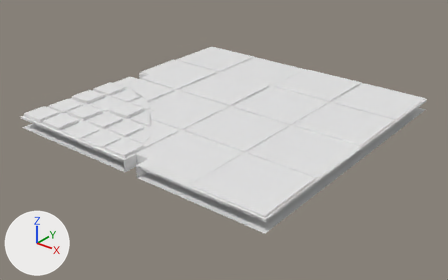
The FBX model Assets/Data/Level/Biomes/AbyssalRuins/Models/K_Floor_Path_1.fbx as it was, and as the next commit left it.
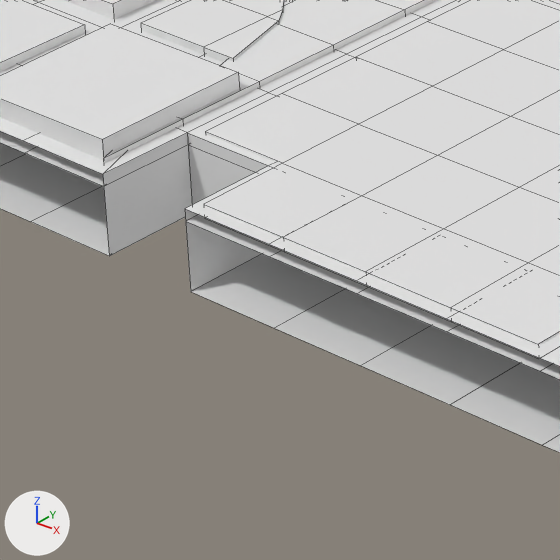
The first picture shows the older version from a 50 mm lens placed at (6.1, -7.81, 4.18), pointed at (0.05, -0.24, -0.52). The close-ups show the older and then the newer version on the part from 24% to 43% of the width and 48% to 78% of the height of that picture. Only the edits that show in the close-ups are written down. Every picture has the same lights, and +X, +Y and +Z are marked at lower left. The close-ups show mesh edges as thin lines. Where no turn or scale is listed for an object, it has been applied to the vertices.

The first close-up shows 'K_Floor_Path_1', 'K_Floor_Path_1_ColGround0', 'K_Floor_Path_1_ColGround4'.
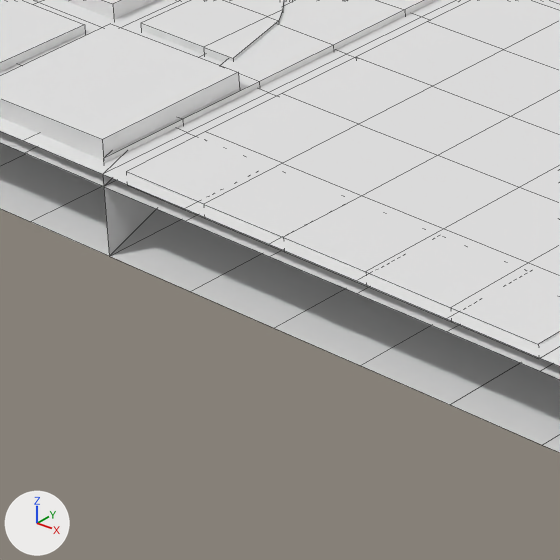
The change, as a diff of the scene's bpy script:
```diff
--- a/Assets/Data/Level/Biomes/AbyssalRuins/Models/K_Floor_Path_1.fbx.py
+++ b/Assets/Data/Level/Biomes/AbyssalRuins/Models/K_Floor_Path_1.fbx.py
@@ me_k_floor_path_1_colground0 @@
 # used by ob_k_floor_path_1_colground0; location = (0.0, 0.0, 0.0)
 # verts and faces of me_k_floor_path_1_colground0; kept vertices keep their numbers, new ones are numbered from 768
 # before: 361 (0.0, -2.25, 0.0) at pixel (187, 132), 363 (0.25, -2.25, 0.0) at pixel (268, 165), 373 (0.0, -2.5, 0.0) at pixel (102, 174), 374 (0.25, -2.5, 0.0) at pixel (184, 208), 406 (0.0, -2.25, -0.2)
 # before: 407 (0.25, -2.25, -0.2), 408 (0.0, -2.5, -0.2) at pixel (109, 256), 409 (0.25, -2.5, -0.2) at pixel (190, 291)
-me_k_floor_path_1_colground0.from_pydata(...)  # 768 vertices, 709 faces; spans x -2.5..2.5, y -2.5..2.5, z -0.2..0.0
+me_k_floor_path_1_colground0.from_pydata(...)  # 768 vertices, 707 faces; spans x -2.5..2.5, y -2.5..2.5, z -0.2..0.0
+# me_k_floor_path_1_colground0 part 2
+delete_faces([(361, 373, 408, 406), (361, 406, 407, 363), (363, 407, 409, 374)])
+faces += [(361, 373, 374, 363), (406, 407, 409, 408)]
+# other edits to the shape of me_k_floor_path_1_colground0 do not show in these pictures
@@ me_k_floor_path_1 @@
 # used by ob_k_floor_path_1; location = (0.0, 0.0, 0.0)
 # verts and faces of me_k_floor_path_1; kept vertices keep their numbers, new ones are numbered from 985
 # before: 361 (0.0, -2.25, -0.03) at pixel (188, 144), 363 (0.25, -2.25, -0.03), 373 (0.0, -2.5, -0.03) at pixel (103, 186), 374 (0.25, -2.5, -0.03) at pixel (185, 221), 659 (0.27, -2.23, 0.0) at pixel (282, 163)
 # before: 660 (0.04, -2.23, 0.0) at pixel (205, 131), 665 (0.27, -2.46, 0.0) at pixel (203, 204), 666 (0.04, -2.46, 0.0), 683 (0.04, -2.23, -0.03), 684 (0.27, -2.23, -0.03)
 # before: 686 (0.27, -2.46, -0.03) at pixel (204, 218)
-me_k_floor_path_1.from_pydata(...)  # 985 vertices, 789 faces; spans x -2.5..2.5, y -2.5..2.5, z -0.03..0.06
+me_k_floor_path_1.from_pydata(...)  # 985 vertices, 793 faces; spans x -2.5..2.5, y -2.5..2.5, z -0.03..0.06
+# me_k_floor_path_1 part 1
+delete_vertices([684])  # with the faces that use them
+verts[986] = (0.04, -2.46, -0.03)  # pixel (127, 185)
+faces += [(361, 373, 374, 363), (665, 666, 986, 686), (660, 683, 986, 666)]  # mat_joint (white #e7e7e7)
+faces += [(659, 660, 666, 665)]  # mat_floor (white #e7e7e7)
+# other edits to the shape of me_k_floor_path_1 do not show in these pictures
 me_k_floor_path_1.materials.append(mat_joint)
```

Boxes (x1, y1, x2, y2) around the edits, measured in the close-ups (560 x 560 px; the box of a moved part takes in the faces that stretch with it):
part 1 of me_k_floor_path_1, built on
    before: (205, 132, 282, 164)
    after: (104, 132, 282, 221)
part 2 of me_k_floor_path_1_colground0, moved or reshaped
    before: (103, 133, 268, 292)
    after: (104, 133, 262, 292)
